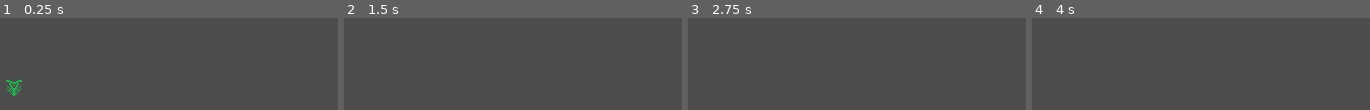
Above: before the commit, frames 1-4 (left to right).
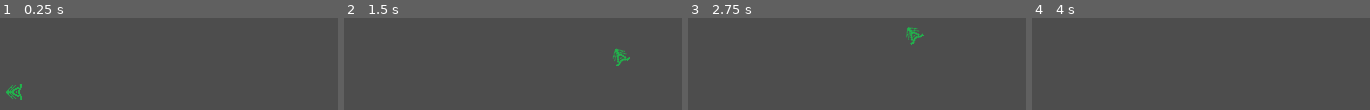
Above: after the commit, the same moments.

Repository: erenliving/UntitledDiggingGame
Game: Godot game, scene res://scenes/main.tscn
Same seed, same stepped clock (60 frames per second), same inputs: the game is played once before the commit and once after it.
Inputs (mouse positions are in pixels of both pictures, inside the frame that each line leads up to):
- Up to frame 1 (0.25 s): no input
- Up to frame 2 (1.5 s): tap Enter at 0.5 s; move the mouse to (outside the picture) at 0.52 s; hold Right (ui_right) from 0.53 s (still down); tap Up (ui_up) at 0.6, 0.77, 1.07, 1.35 s; move the mouse to (outside the picture) at 1.27 s
- Up to frame 3 (2.75 s): tap Up (ui_up) at 1.52, 1.82, 2.1 s; tap Space at 2 s; move the mouse to (outside the picture) at 2.02 s; release Right (ui_right) at 2.03 s; hold Left (ui_left) from 2.03 s (still down)
- Up to frame 4 (4 s): tap Enter at 2.75 s; move the mouse to (outside the picture) at 2.77 s; release Left (ui_left) at 2.78 s; hold Right (ui_right) from 2.78 s (still down); tap Up (ui_up) at 2.85, 3.02, 3.32, 3.6, 3.77 s; tap Space at 3.5 s; move the mouse to (outside the picture) at 3.52 s

The runs differ from the first frame. In frame 1, 0.5% of the frame differs, in the area x 1-7%, y 67-90%; in frame 2, 0.4%; in frame 3, 0.5%; in frame 4, nothing differs.

Commit message:
Updating player input controls, rock signal scaffolding

Diff:
--- a/scripts/player.gd
+++ b/scripts/player.gd
@@ -1,27 +1,42 @@
 extends CharacterBody2D
 
 
+signal player_dead
+
 @export var SPEED = 300.0
+var HEALTH = 100
+var RESOURCES = {Global.RockType.DIRT: 0, Global.RockType.ROCK: 0, Global.RockType.IRON: 0}
 
 # Get the gravity from the project settings to be synced with RigidBody nodes.
 var gravity = ProjectSettings.get_setting("physics/2d/default_gravity")
 
+func get_input():
+	var input_dir = Input.get_vector("ui_left", "ui_right", "ui_up", "ui_down")
+	velocity = input_dir * SPEED
 
 func _physics_process(delta):
+	get_input()
 	# Add the gravity.
 	if not is_on_floor():
 		velocity.y += gravity * delta
 
-	# Get the input direction and handle the movement/deceleration.
-	var x_direction = Input.get_axis("ui_left", "ui_right")
-	var y_direction = Input.get_axis("ui_up", "ui_down")
-	if x_direction:
-		velocity.x = x_direction * SPEED
-	else:
-		velocity.x = move_toward(velocity.x, 0, SPEED)
-	if y_direction:
-		velocity.y = y_direction * SPEED
-	else:
-		velocity.y = move_toward(velocity.y, 0, SPEED)
+	# TODO: Fix rotation so player points towards mouse
+	#var mouse_dir = get_global_mouse_position() - global_position
+	#rotation = mouse_dir.angle()
+	look_at(get_global_mouse_position())
 
-	move_and_slide()
+	var collision = move_and_collide(velocity * delta)
+	if collision:
+		print("Player collided with ", collision.get_collider().name)
+		velocity = velocity.bounce(collision.get_normal())
+
+		# TODO: if collision is with a block, take some damage, collect some resources (eventually convert these to signals)
+		if collision.get_collider().has_method("block_hit"):
+			collision.get_collider().block_hit()
+
+func _on_rock_destroyed(rock_type: Global.RockType, resource_amount: int):
+	print("Player received rock destroyed for type ", rock_type, " and amount ", resource_amount)
+	RESOURCES[rock_type] += resource_amount
+	HEALTH -= Global.DAMAGE_TABLE[rock_type]
+	if HEALTH <= 0:
+		player_dead.emit()
Not shown: 1 places in scenes/player.tscn that only renumber resources
